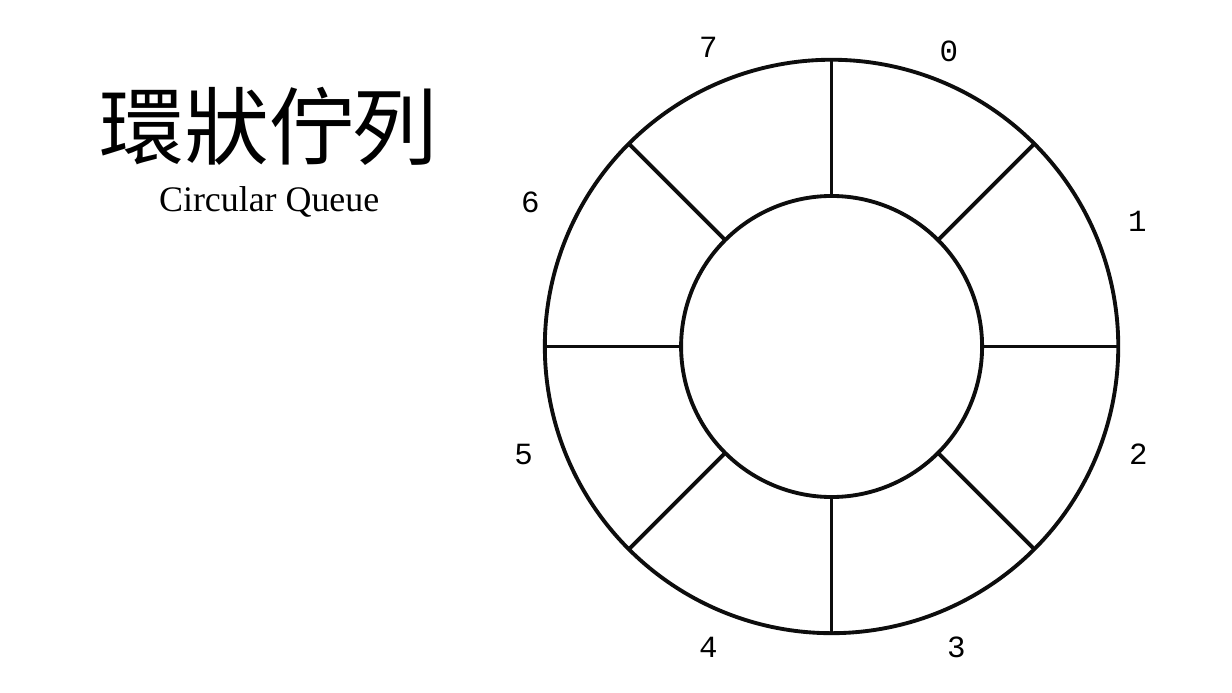
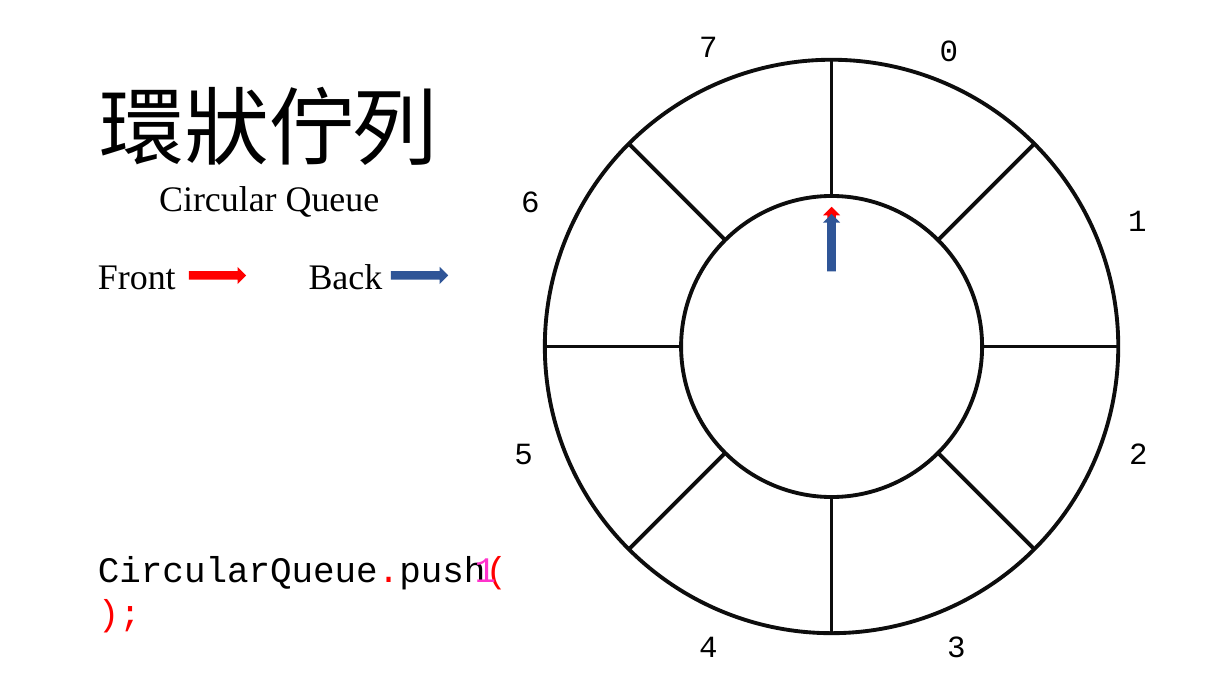
Before and after one commit to whitestorm2346/MyProjects, a slide deck: slide 4 of 自製PPT動畫/佇列.pptx. Drawn at 1232x693 pixels with LibreOffice and Linux fonts; fonts in the diff are those of the drawing. Boxes give left, top, right and bottom in pixels: in the first picture for what was removed or moved away, otherwise in the second. Text is boxed around its words. In the diff, an @@ line names an element or a change of style, - is before the commit and + after.

Commit message:
Add the circular queue

```diff
--- a/自製PPT動畫/佇列.pptx
+++ b/自製PPT動畫/佇列.pptx
@@ right arrow added at (x1=823, y1=207, x2=841, y2=264), fill #FF0000 @@
@@ right arrow added at (x1=823, y1=214, x2=841, y2=271), fill #2F5597 @@
@@ text added at (x1=98, y1=265, x2=176, y2=290), 28 pt, text #000000 @@
+Front
@@ right arrow added at (x1=189, y1=267, x2=246, y2=285), fill #FF0000 @@
@@ text added at (x1=309, y1=264, x2=383, y2=290), 28 pt, text #000000 @@
+Back
@@ right arrow added at (x1=391, y1=267, x2=448, y2=285), fill #2F5597 @@
@@ text added at (x1=98, y1=557, x2=507, y2=590), 28 pt, text #000000 @@
+CircularQueue.push( );
@@ text added at (x1=475, y1=557, x2=497, y2=588), 28 pt, text #FF33CC @@
+1
```
Also in this commit, not shown: 7 slides added.
